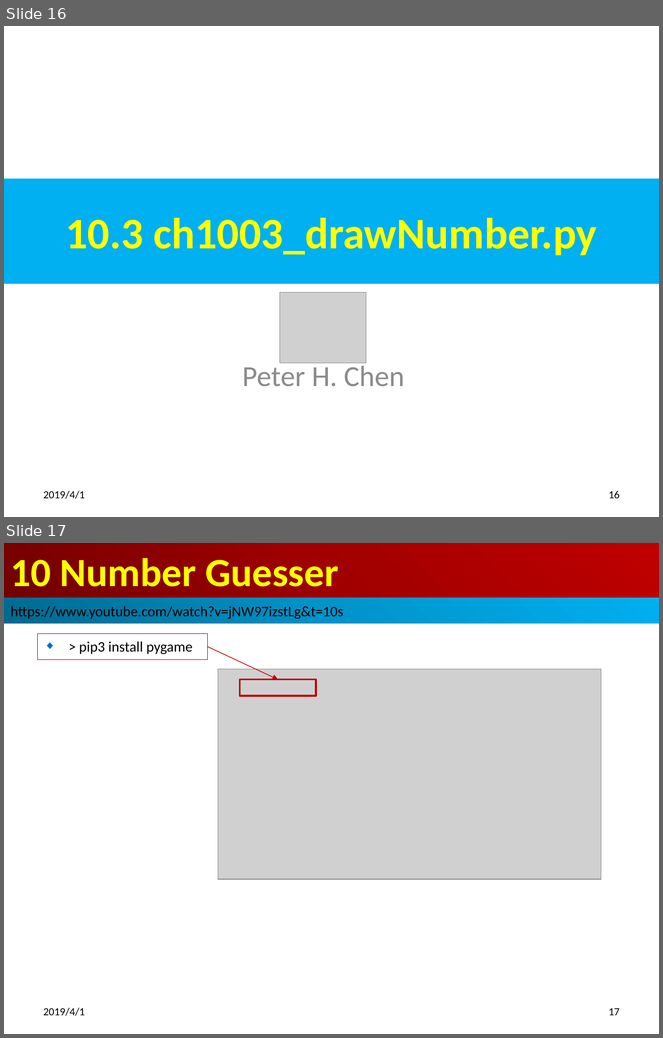
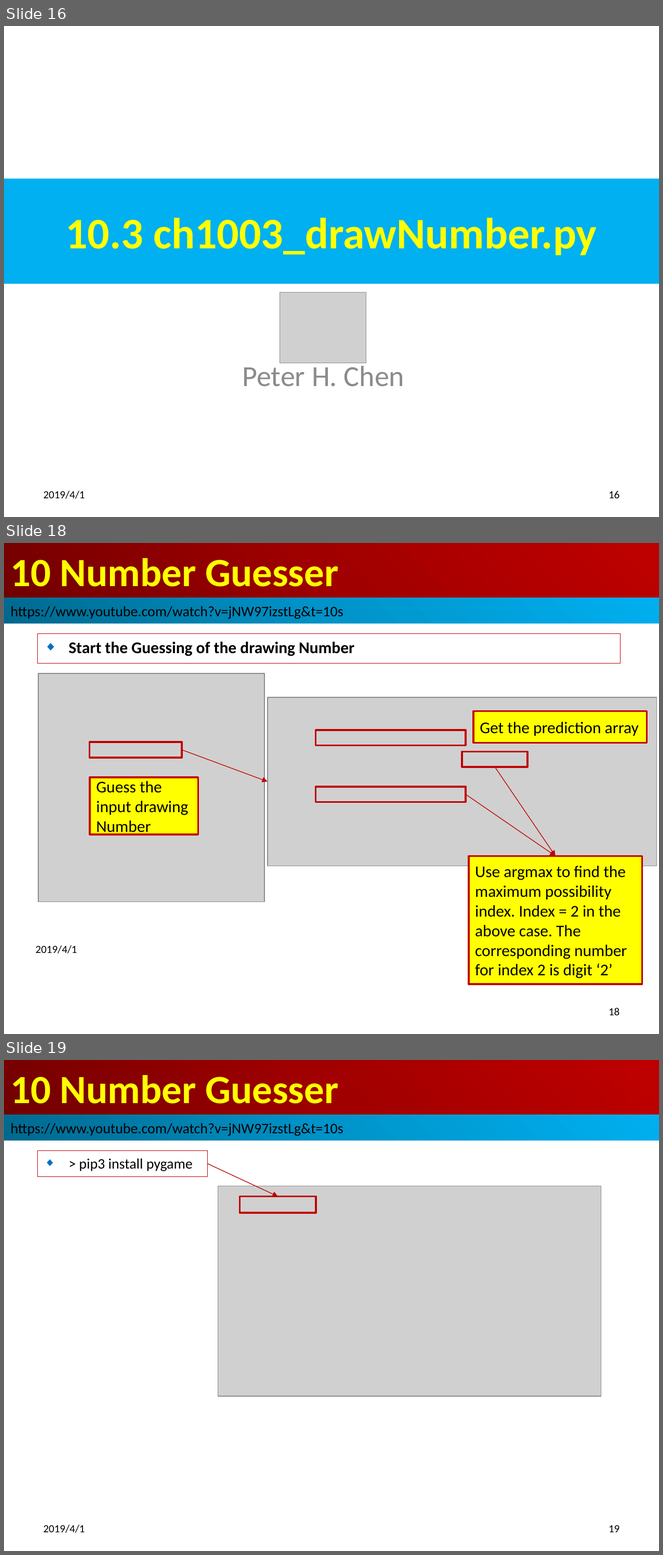
Before and after one commit to peterhchen/500-Tensorflow-DeepLearning-Proj, a slide deck: ch13_Number-Guesser/ch10_Number_Guesser.pptx. Shown one above the other, each under a label of ours: slides 16 and 17 before the commit, slides 16, 18 and 19 after it; the slides between them are not shown. The pictures are 663x1038 and 663x1555 pixels, drawn with LibreOffice and Linux fonts; fonts in the diff are those of the drawing; grey boxes stand for pictures. Boxes give left, top, right and bottom in pixels: in the first picture for what was removed or moved away, otherwise in the second. Text is boxed around its words. In the diff, an @@ line names an element or a change of style, - is before the commit and + after.

Commit message:
Draw number and prediction

```diff
--- a/ch13_Number-Guesser/ch10_Number_Guesser.pptx
+++ b/ch13_Number-Guesser/ch10_Number_Guesser.pptx
@@ slide 18 added at [4,543,659,1034], background #FFFFFF @@
@@ title added at [4,543,659,598], fill gradient #720000 to #A20000 to #C00000, 44 pt, text #FFFF00, bold @@
+10 Number Guesser
@@ rectangle added at [4,598,659,624], fill gradient #00688E to #0094CA to #00B0F0, 16 pt, text #000000 @@
+https://www.youtube.com/watch?v=jNW97izstLg&t=10s
@@ subtitle added at [37,634,621,664], outline #C00000 0.75 pt, 18 pt, text #000000, bold @@
+◆ Start the Guessing of the drawing Number
@@ picture added at [38,674,264,902] @@
@@ picture added at [268,697,657,866] @@
@@ rectangle added at [474,711,647,743], fill #FFFF00, outline #C00000 2 pt, 18 pt, text #000000 @@
+Get the prediction array
@@ rectangle added at [90,742,182,758], outline #C00000 2 pt @@
@@ rectangle added at [316,730,466,745], outline #C00000 2 pt @@
@@ arrow added from (181, 750) to (268, 782), #C00000 0.75 pt @@
@@ rectangle added at [462,752,528,767], outline #C00000 2 pt @@
@@ arrow added from (495, 767) to (556, 856), #C00000 0.75 pt @@
@@ rectangle added at [90,778,198,835], fill #FFFF00, outline #C00000 2 pt, 18 pt, text #000000 @@
+Guess the input drawing Number
@@ rectangle added at [316,787,466,802], outline #C00000 2 pt @@
@@ arrow added from (466, 795) to (556, 856), #C00000 0.75 pt @@
@@ rectangle added at [468,856,642,984], fill #FFFF00, outline #C00000 2 pt, 18 pt, text #000000 @@
+Use argmax to find the maximum possibility index. Index = 2 in the above case. The corresponding number for index 2 is digit ‘2’
@@ text added at [36,945,77,954], 12 pt, text #000000 @@
+2019/4/1
@@ page number added at [609,1008,620,1016], 12 pt, text #000000 @@
+18
@@ what was slide 17 is now slide 19 @@
@@ page number at [609,1525,620,1533]: text changed @@
-17
+19
```
Also in this commit, not shown: 1 other slide added.
